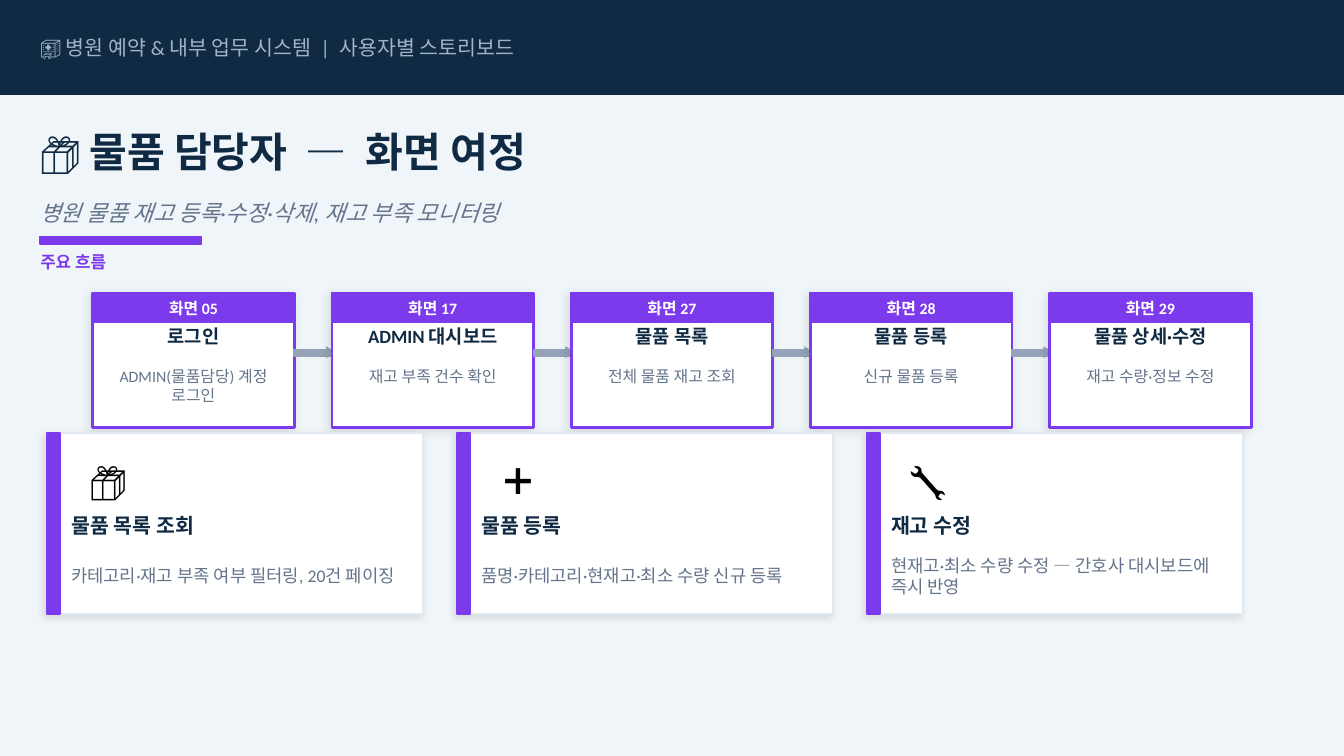
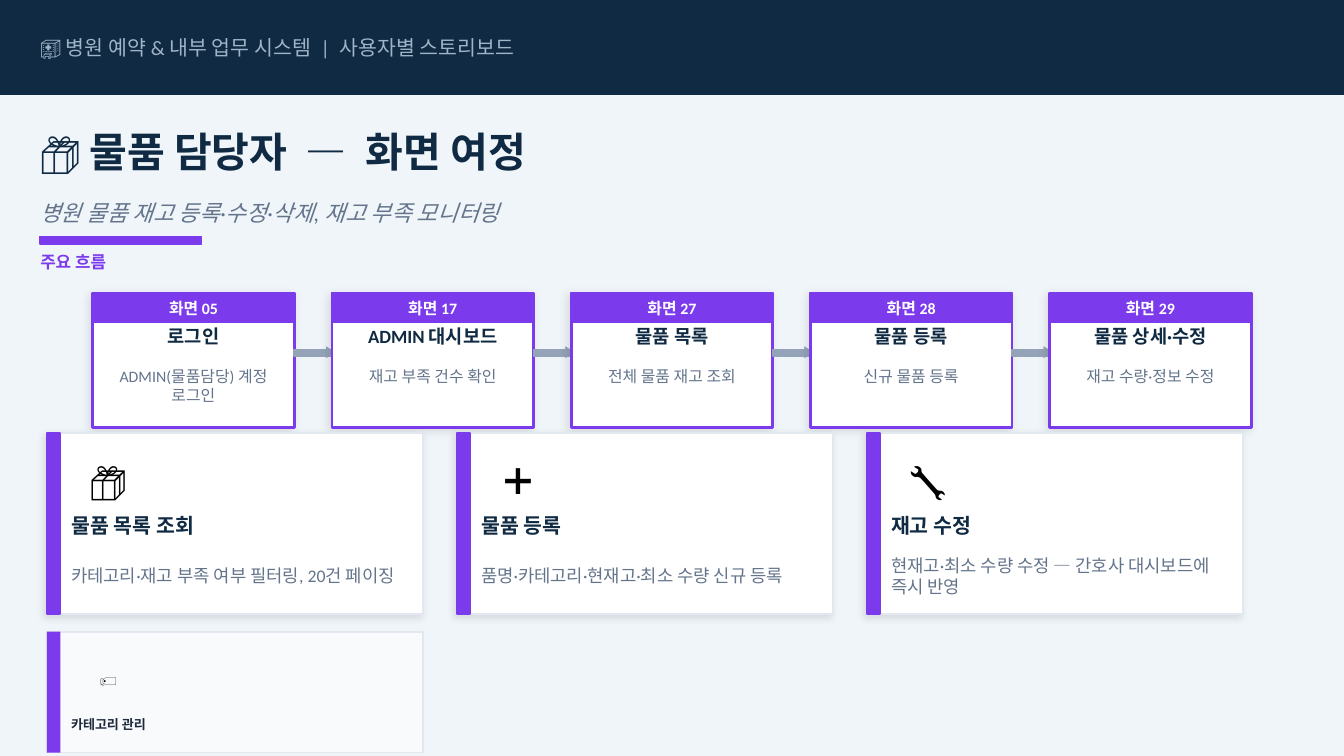
Before and after one commit to proejct-team-alpha/documents, a slide deck: slide 35 of 08_스토리보드/🏥_병원_예약_&_내부_업무_시스템_—_스토리보드.pptx. Drawn at 1344x756 pixels with LibreOffice and Linux fonts; fonts in the diff are those of the drawing. Boxes give left, top, right and bottom in pixels: in the first picture for what was removed or moved away, otherwise in the second. Text is boxed around its words. In the diff, an @@ line names an element or a change of style, - is before the commit and + after.

```diff
--- a/08_스토리보드/🏥_병원_예약_&_내부_업무_시스템_—_스토리보드.pptx
+++ b/08_스토리보드/🏥_병원_예약_&_내부_업무_시스템_—_스토리보드.pptx
@@ rectangle added at [47, 632, 423, 753], fill #F8FAFC, outline #E2E8F0 1 pt @@
@@ rectangle added at [47, 632, 60, 753], fill #7C3AED @@
@@ text added at [71, 648, 145, 708], 10 pt, text #000000 @@
+🏷️
@@ text added at [71, 718, 146, 730], 7 pt, text #1E293B, bold @@
+카테고리 관리
```
Also in this commit, not shown: 6 other slides changed, 4 slides added, 3 other files.
